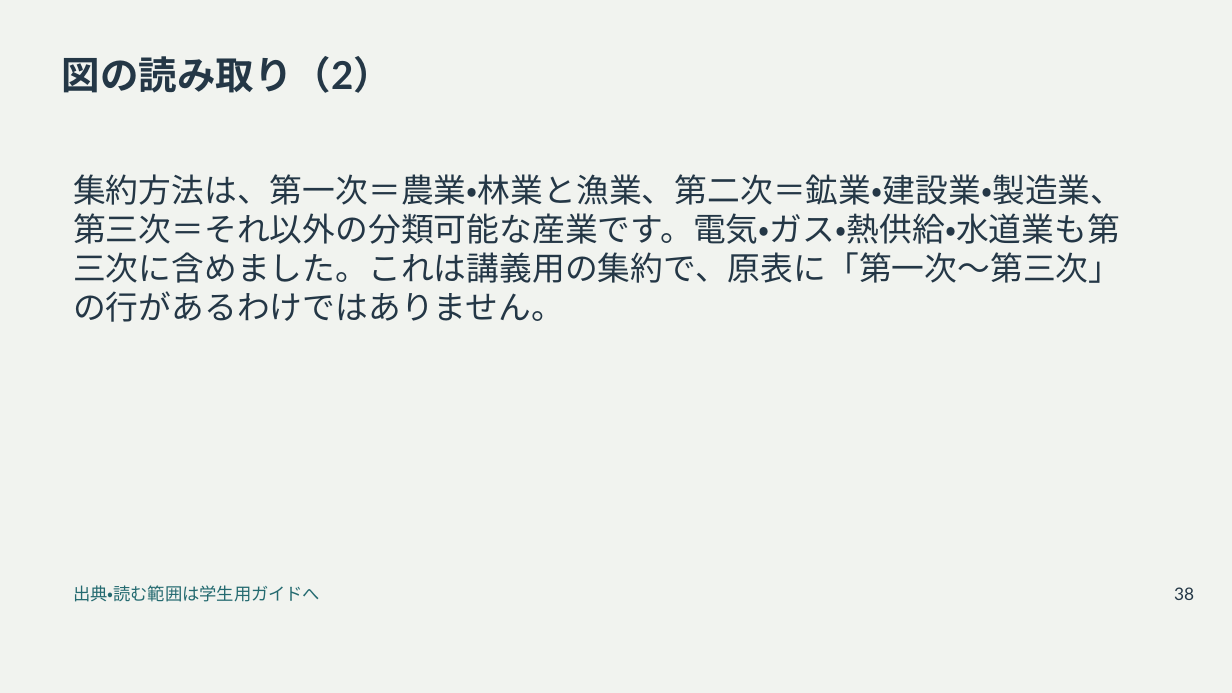
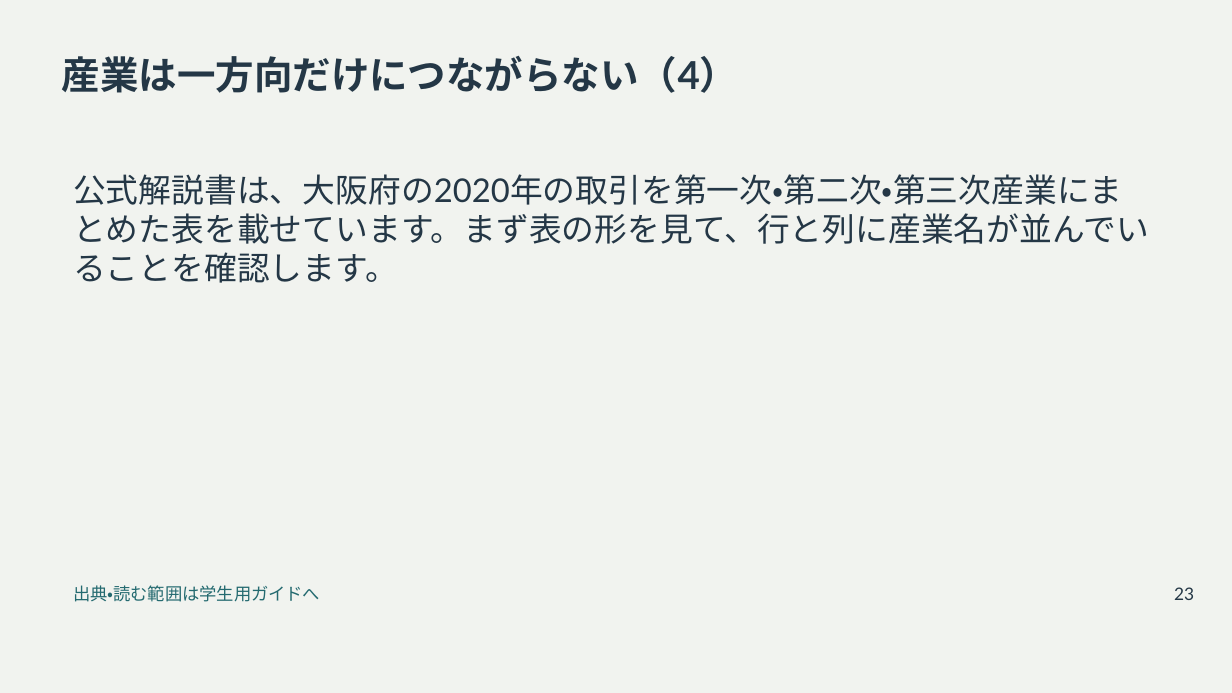
Before and after one commit to zooc-14calbp/industrial-education-ii, a slide deck: slide 23 of reorganized/20261105/main/01/slides.pptx (slide 38 before the commit). Drawn at 1232x693 pixels with LibreOffice and Linux fonts; fonts in the diff are those of the drawing. Boxes give left, top, right and bottom in pixels: in the first picture for what was removed or moved away, otherwise in the second. Text is boxed around its words. In the diff, an @@ line names an element or a change of style, - is before the commit and + after.

```diff
--- a/reorganized/20261105/main/01/slides.pptx
+++ b/reorganized/20261105/main/01/slides.pptx
@@ title at bbox=[62, 56, 739, 93]: text changed @@
-図の読み取り（2）
+産業は一方向だけにつながらない（4）
@@ text at bbox=[73, 174, 1149, 283]: text changed @@
-集約方法は、第一次＝農業・林業と漁業、第二次＝鉱業・建設業・製造業、第三次＝それ以外の分類可能な産業です。電気・ガス・熱供給・水道業も第三次に含めました。これは講義用の集約で、原表に「第一次～第三次」の行があるわけではありません。
+公式解説書は、大阪府の2020年の取引を第一次・第二次・第三次産業にまとめた表を載せています。まず表の形を見て、行と列に産業名が並んでいることを確認します。
@@ text at bbox=[1174, 587, 1194, 600]: text changed @@
-38
+23
```
Also in this commit, not shown: 46 other slides changed, 5 slides added, 18 other files.
